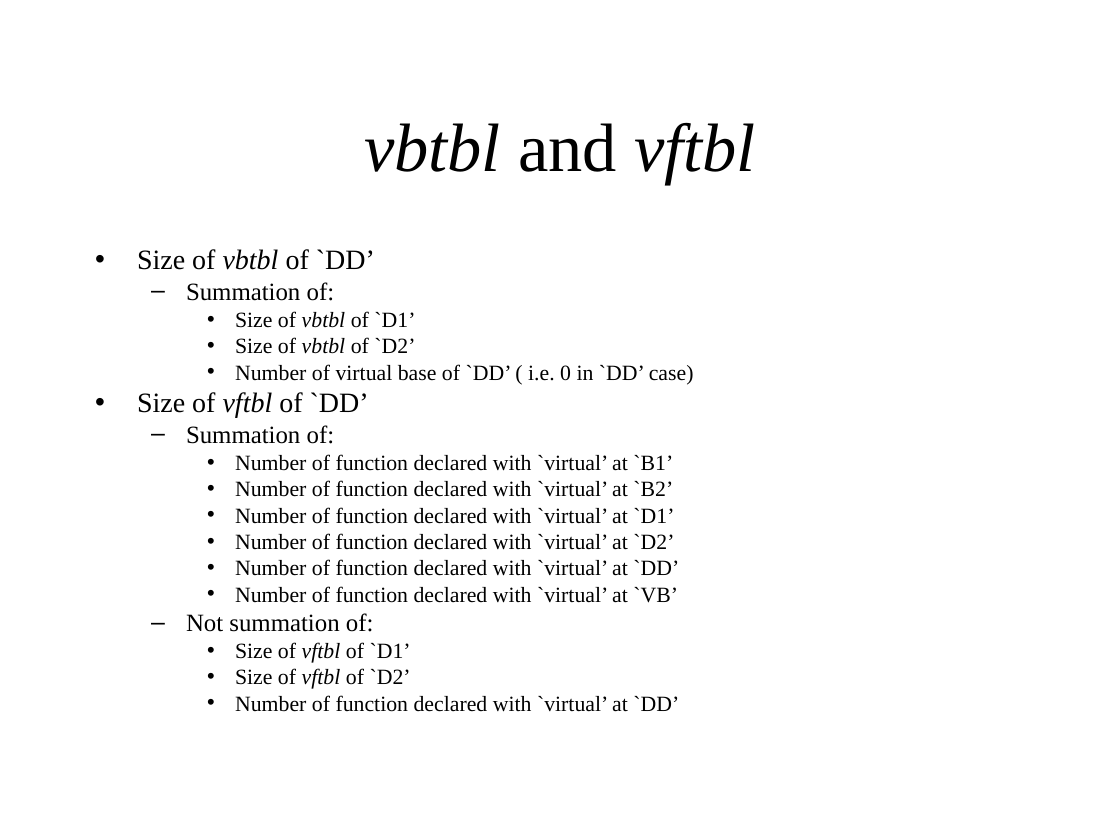
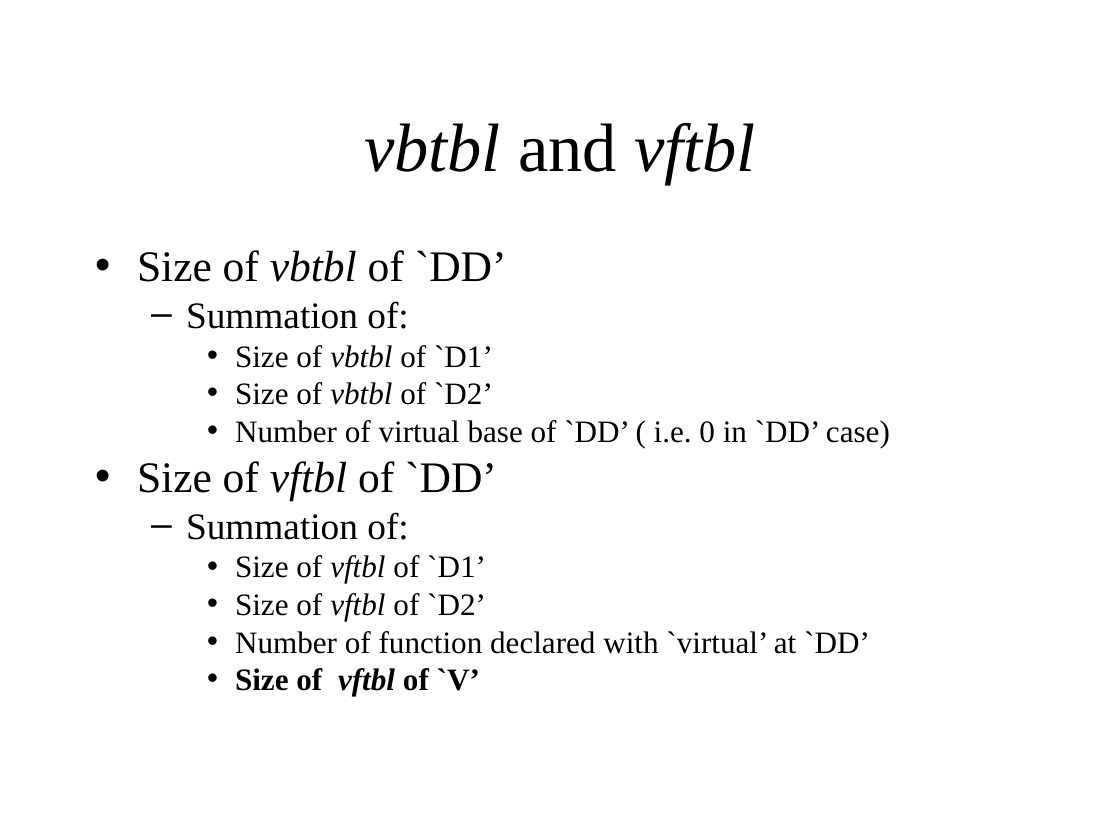
Before and after one commit to KeiHasegawa/cxx_doc, a slide deck: slide 8 of 06_2_derived_e.ppt. Drawn at 1120x840 pixels with LibreOffice and Linux fonts; fonts in the diff are those of the drawing. Boxes give left, top, right and bottom in pixels: in the first picture for what was removed or moved away, otherwise in the second. Text is boxed around its words. In the diff, an @@ line names an element or a change of style, - is before the commit and + after.

```diff
--- a/06_2_derived_e.ppt
+++ b/06_2_derived_e.ppt
@@ text at (x1=137, y1=250, x2=890, y2=654): size 18 to 28 pt in "Size of vbtbl of `DD’", "Size of vftbl of `DD’"; size 16 to 24 pt in "Summation of:", "Summation of:"; size 14 to 20 pt in "Size of vbtbl of `D1’", "Size of vbtbl of `D2’", "Number of virtual base of `DD’ ( ...", "Size of vftbl of `D1’" and 2 more places; more space between paragraphs @@
@@ text at (x1=186, y1=454, x2=679, y2=632): paragraphs removed @@
-    • Number of function declared with `virtual’ at `B1’
-    • Number of function declared with `virtual’ at `B2’
-    • Number of function declared with `virtual’ at `D1’
-    • Number of function declared with `virtual’ at `D2’
-    • Number of function declared with `virtual’ at `DD’
-    • Number of function declared with `virtual’ at `VB’
-  – Not summation of:
@@ text at (x1=235, y1=668, x2=480, y2=696): paragraph added @@
+    • Size of vftbl of `V’
```
Also in this commit, not shown: 3 other slides changed, 3 other files.
